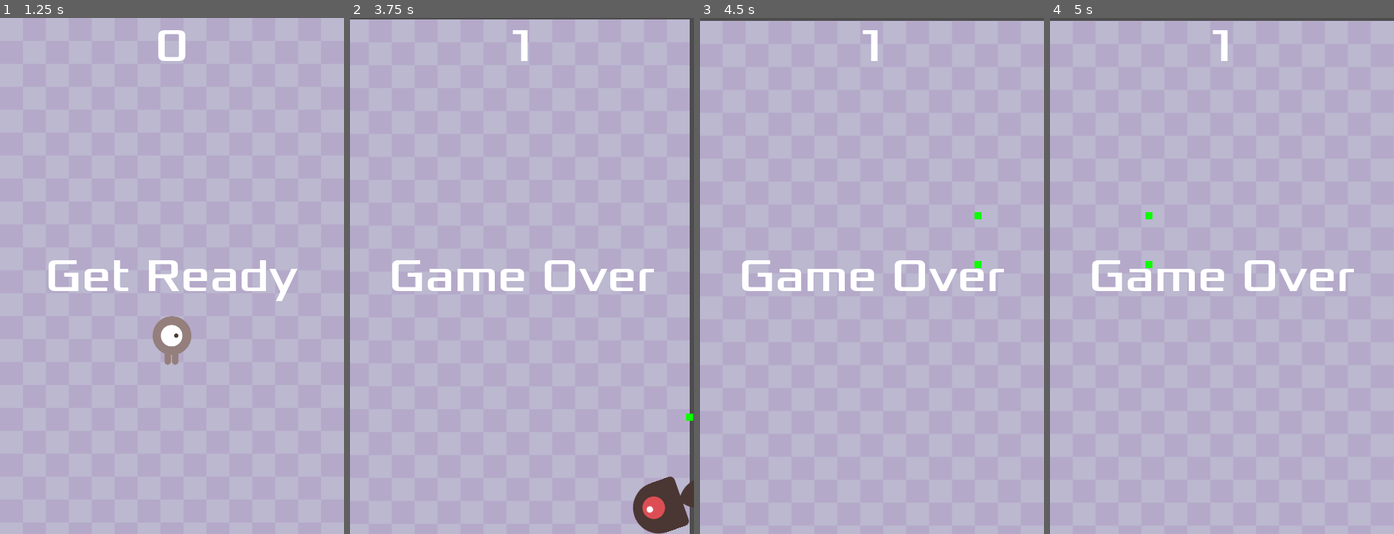
Above: before the commit, frames 1-4 (left to right).
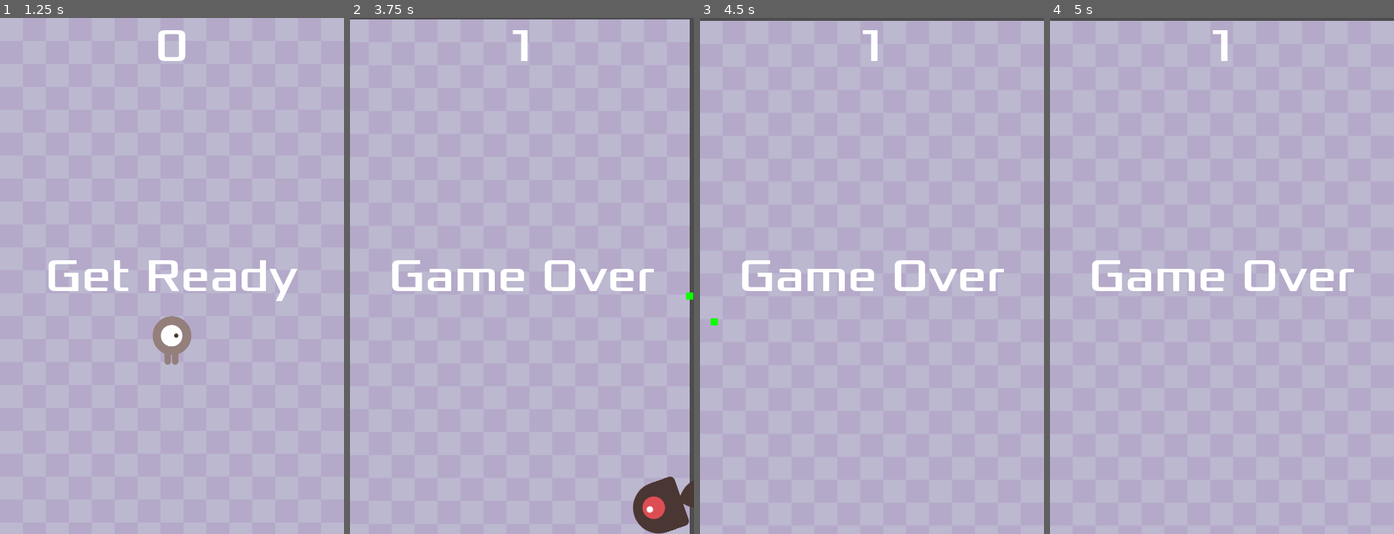
Above: after the commit, the same moments.

Repository: iequalsone/Dodge-the-Creeps
Game: Godot game, scene res://scenes/main.tscn
Two runs of this game, one before a commit and one after it. Both use one fixed random seed, a clock stepped at 60 frames per second and the inputs below.
Inputs:
- Up to frame 1 (1.25 s): click "Start" at 0.5 s
- Up to frame 2 (3.75 s): tap Enter at 1.25 s; hold Right (move_right) 1.28-2.03 s; hold Space (shoot_projectile) 1.28-2.03 s; hold Down (move_down) 2.03-2.78 s; tap Space (shoot_projectile) at 2.1, 3.6 s; hold Right (move_right) 2.78-3.53 s; hold Space (shoot_projectile) 2.78-3.53 s; hold Up (move_up) from 3.53 s (still down)
- Up to frame 3 (4.5 s): release Up (move_up) at 4.28 s; hold Left (move_left) from 4.28 s (still down); hold Space (shoot_projectile) from 4.28 s (still down)
- Up to frame 4 (5 s): keep holding Left (move_left); keep holding Space (shoot_projectile)

Frame 1 is identical in both runs. In frame 2, less than 0.1% of the frame differs, in the area x 97-100%, y 53-79%; in frame 3, less than 0.1%, in the area x 3-82%, y 37-60%; in frame 4, less than 0.1%.

Commit message:
projectile direction progress

Diff:
--- a/scripts/mob.gd
+++ b/scripts/mob.gd
@@ -14,3 +14,6 @@
 
 func _on_visible_on_screen_notifier_2d_screen_exited() -> void:
 	queue_free()
+
+func die() -> void:
+	queue_free()
--- a/scripts/player.gd
+++ b/scripts/player.gd
@@ -10,32 +10,40 @@
 
 @onready var projectile_container = $ProjectileContainer
 
+var facing_direction = Vector2.RIGHT
 
 # Called when the node enters the scene tree for the first time.
 func _ready() -> void:
 	screen_size = get_viewport_rect().size
 	hide()
 
+func _input(event: InputEvent) -> void:
+	# Update player direction based on input (for 4 directions: up, down, left, right)
+	if Input.is_action_pressed("move_up"):
+		facing_direction = Vector2.UP
+	elif Input.is_action_pressed("move_down"):
+		facing_direction = Vector2.DOWN
+	elif Input.is_action_pressed("move_left"):
+		facing_direction = Vector2.LEFT
+	elif Input.is_action_pressed("move_right"):
+		facing_direction = Vector2.RIGHT
+
+	# Fire the projectile
+	if event.is_action_pressed("shoot_projectile"):
+		shoot_projectile()
 
 # Called every frame. 'delta' is the elapsed time since the previous frame.
 func _process(delta: float) -> void:
 	var velocity = Vector2.ZERO # The player's movement vector.
 
-	if Input.is_action_just_pressed("shoot_projectile"):
-		shoot_projectile()
-
 	if Input.is_action_pressed("move_right"):
 		velocity.x += 1
-		Global.direction = "right"
 	if Input.is_action_pressed("move_left"):
 		velocity.x -= 1
-		Global.direction = "left"
 	if Input.is_action_pressed("move_down"):
 		velocity.y += 1
-		Global.direction = "down"
 	if Input.is_action_pressed("move_up"):
 		velocity.y -= 1
-		Global.direction = "up"
 
 	if velocity.length() > 0:
 		velocity = velocity.normalized() * speed
@@ -61,17 +69,9 @@
 
 func shoot_projectile() -> void:
 	var projectile_instance = projectile_scene.instantiate()
+	projectile_instance.position = position
+	projectile_instance.set_direction(facing_direction)
 	projectile_container.add_child(projectile_instance)
-	projectile_instance.global_position = global_position
-
-	if Global.direction == "right":
-		projectile_instance.global_position.x += 80
-	elif Global.direction == "left":
-		projectile_instance.global_position.x -= 80
-	elif Global.direction == "down":
-		projectile_instance.global_position.y += 80
-	else:
-		projectile_instance.global_position.y -= 80
 
 	# play projectile sound here
 
--- a/scripts/projectile.gd
+++ b/scripts/projectile.gd
@@ -1,27 +1,32 @@
 extends Area2D
 
-@export var speed: int = 500
+@export var speed: int = -2500
 
 @onready var visible_notifier = $VisibleNotifier
 
-var facing_left = false
+var direction = Vector2.ZERO
 
 func _ready() -> void:
 	visible_notifier.connect("screen_exited", _on_screen_exited)
 
+func set_direction(new_direction):
+	direction = new_direction
+
 func _physics_process(delta: float) -> void:
-	if Global.direction == "right":
-		global_position.x += speed * delta
-	elif Global.direction == "left":
-		global_position.x -= speed * delta
-	elif Global.direction == "down":
-		global_position.y += speed * delta
+	if direction.x > 0:
+		global_position.x += 80
+	elif direction.x < 0:
+		global_position.x -= 80
+	elif direction.y > 0:
+		global_position.y += 80
 	else:
-		global_position.y -= speed * delta
+		global_position.y -= 80
+
+	position += direction * speed * delta
+	print(position)
 
 func _on_screen_exited() -> void:
 	queue_free()
 
 func _on_area_entered(area: Area2D) -> void:
 	queue_free()
-	area.die()
